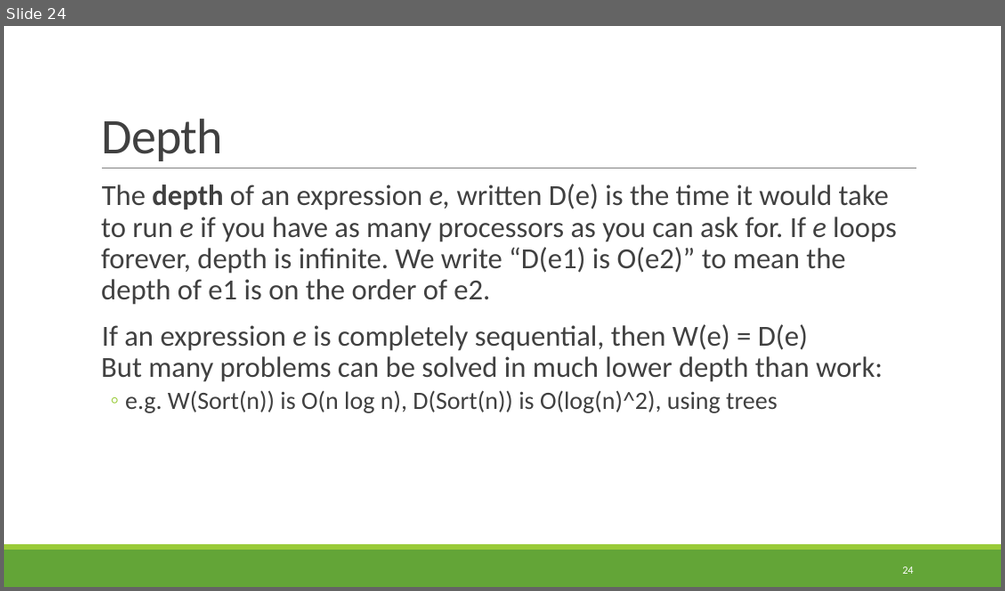
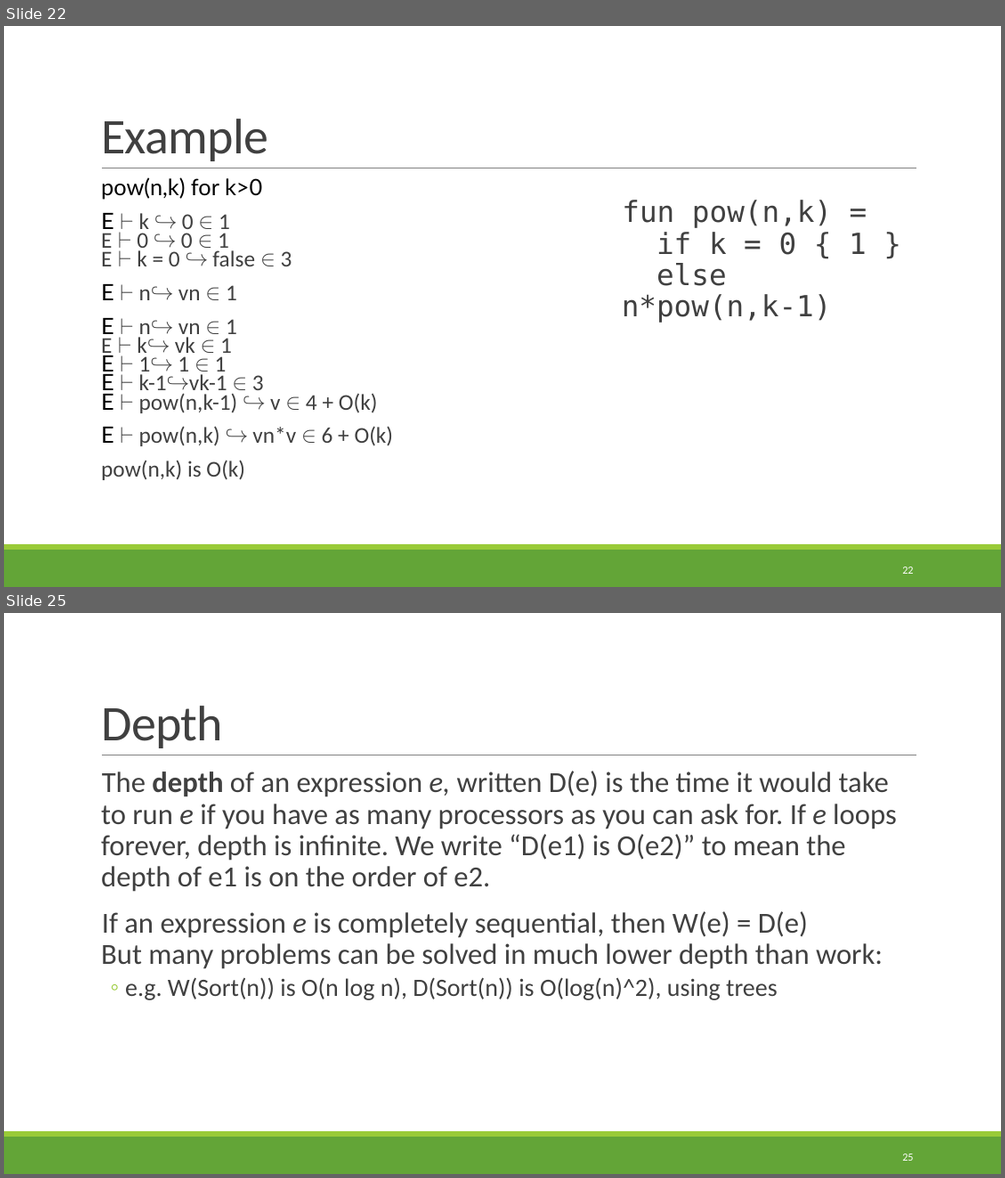
Before and after one commit to rbohrer/pl-course, a slide deck: LectureSlides/99ParallelFunctional.pptx. Shown one above the other, each under a label of ours: slide 24 before the commit, slides 22 and 25 after it; the slides between them are not shown. The pictures are 1005x591 and 1005x1178 pixels, drawn with LibreOffice and Linux fonts; fonts in the diff are those of the drawing. Boxes give left, top, right and bottom in pixels: in the first picture for what was removed or moved away, otherwise in the second. Text is boxed around its words. In the diff, an @@ line names an element or a change of style, - is before the commit and + after.

```diff
--- a/LectureSlides/99ParallelFunctional.pptx
+++ b/LectureSlides/99ParallelFunctional.pptx
@@ slide 22 added at (4, 26, 1001, 587), background #FFFFFF; not listed: 3 template elements that a slide beside it also shows @@
@@ title added at (101, 119, 269, 161), 48 pt, text #404040 @@
+Example
@@ text added at (101, 177, 394, 480), 21.7 pt, text #404040 @@
+  pow(n,k) for k>0
+  E ⊢ k ↪ 0 ∈ 1
+  E ⊢ 0 ↪ 0 ∈ 1
+  E ⊢ k = 0 ↪ false ∈ 3
+  E ⊢ n↪ vn ∈ 1
+  E ⊢ n↪ vn ∈ 1
+  E ⊢ k↪ vk ∈ 1
+  E ⊢ 1↪ 1 ∈ 1
+  E ⊢ k-1↪vk-1 ∈ 3
+  E ⊢ pow(n,k-1) ↪ v ∈ 4 + O(k)
+  E ⊢ pow(n,k) ↪ vn*v ∈ 6 + O(k)
+  pow(n,k) is O(k)
@@ text added at (622, 200, 866, 322), 28 pt, text #404040 @@
+  fun pow(n,k) =
+  if k = 0 { 1 }
+  else n*pow(n,k-1)
@@ page number added at (902, 566, 913, 573), 10.5 pt, text #FFFFFF @@
+22
@@ what was slide 24 is now slide 25 @@
@@ page number at (902, 1153, 913, 1160): text changed @@
-24
+25
```
Also in this commit, not shown: 2 slides changed, 5 other slides added, 4 slides removed.
